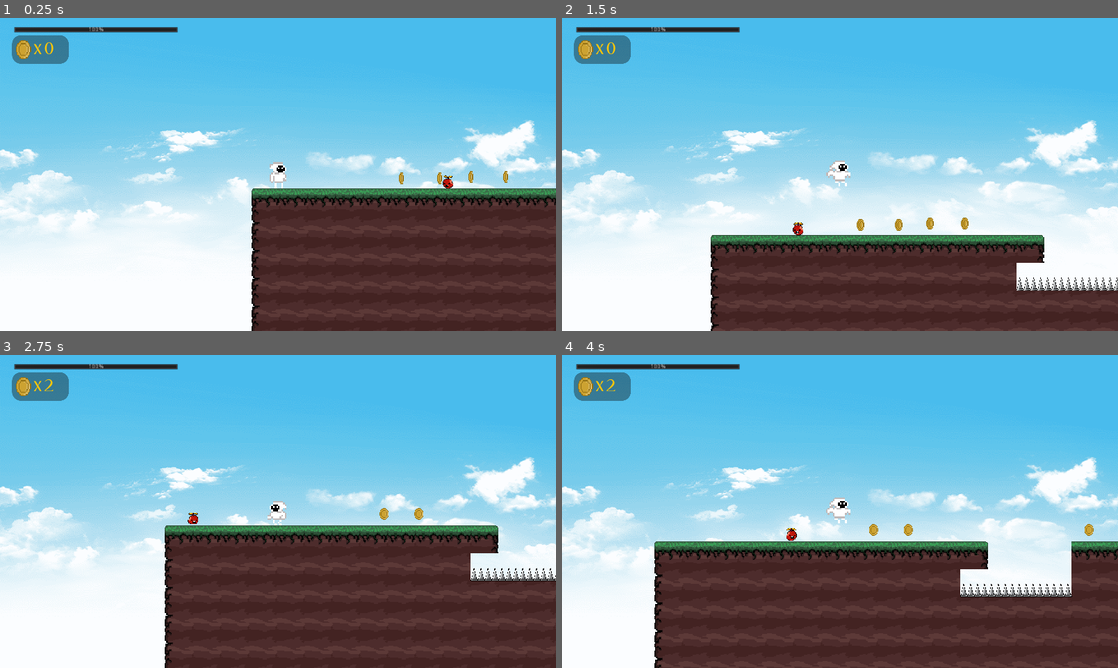
Above: before the commit, frames 1-4 (two rows, left to right).
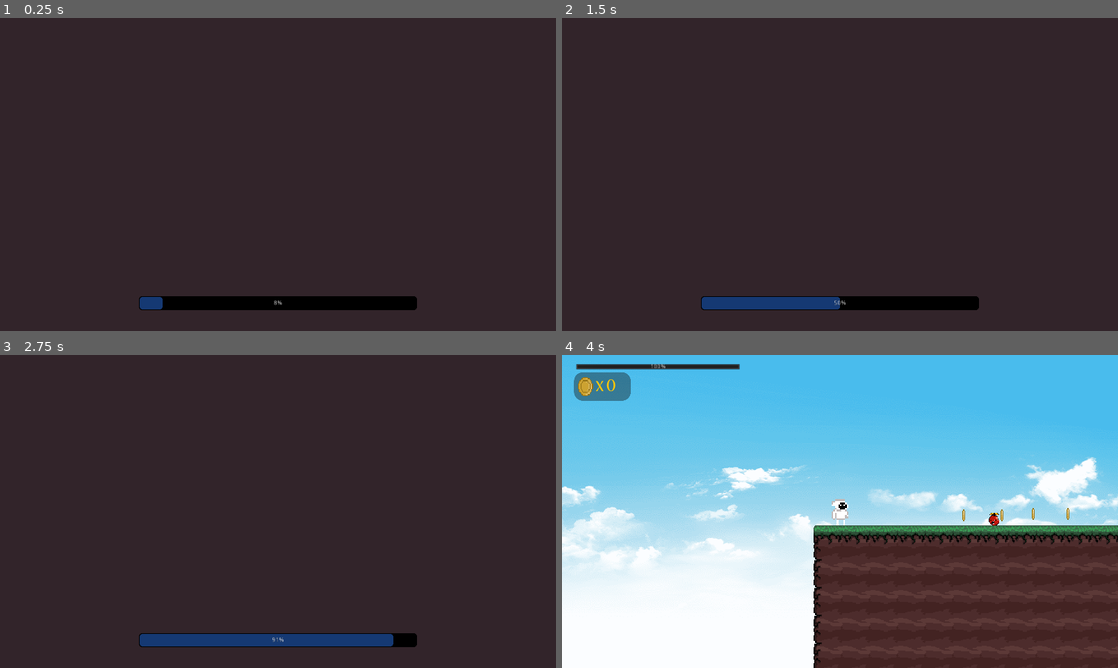
Above: after the commit, the same moments.

Repository: Tears89/Godot2d
Game: Godot game, scene res://Preabs/Load.tscn
Two runs of this game, one before a commit and one after it. Both use one fixed random seed, a clock stepped at 60 frames per second and the inputs below. Before the commit the project starts from res://Worlds/World_01.tscn.
Inputs (mouse positions are in pixels of both pictures, inside the frame that each line leads up to):
- Up to frame 1 (0.25 s): no input
- Up to frame 2 (1.5 s): hold D (Move_Right) from 0.53 s (still down); tap W (Jump) at 0.77 s
- Up to frame 3 (2.75 s): tap W (Jump) at 1.52 s; release D (Move_Right) at 2.03 s; hold A (Move_Left) from 2.03 s (still down)
- Up to frame 4 (4 s): release A (Move_Left) at 2.78 s; hold D (Move_Right) 2.78-3.5 s; tap W (Jump) at 3.02 s; click (840, 439) at 3.5 s, where only the run after the commit has a clickable "Играть"

The runs differ from the first frame. In frame 1, 91% of the frame differs, in the area x 0-100%, y 0-100%; in frame 2, 93%; in frame 3, 90%; in frame 4, 25%.

Commit message:
Update project.godot

Diff:
--- a/project.godot
+++ b/project.godot
@@ -21,7 +21,7 @@
 [application]
 
 config/name="Godot Game 2d"
-run/main_scene="res://Worlds/World_01.tscn"
+run/main_scene="res://Preabs/Load.tscn"
 config/icon="res://icon.png"
 
 [autoload]
